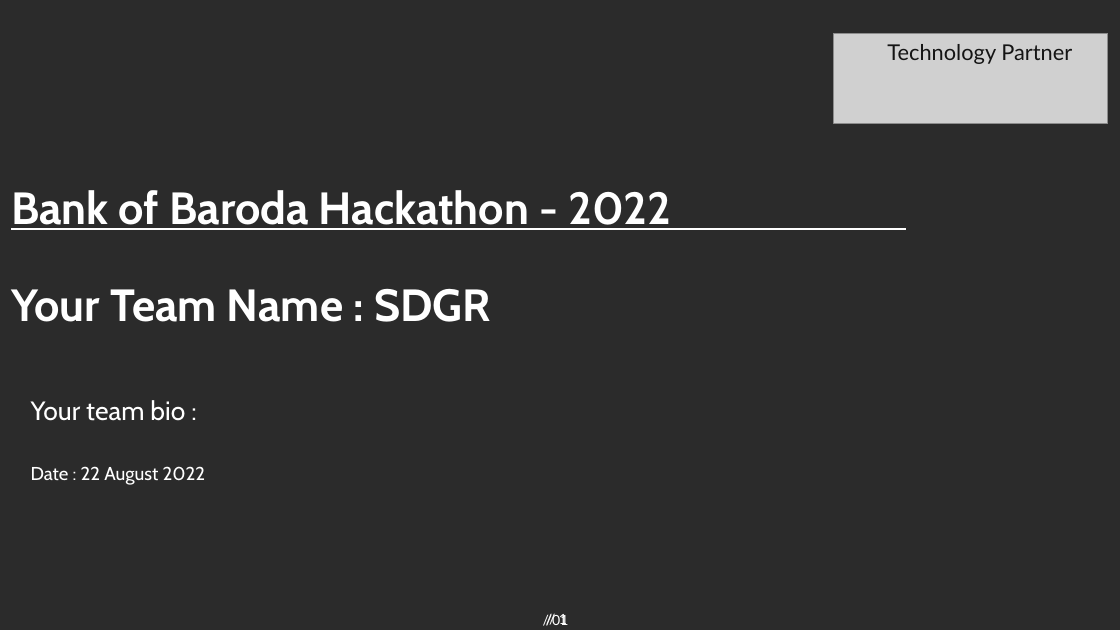
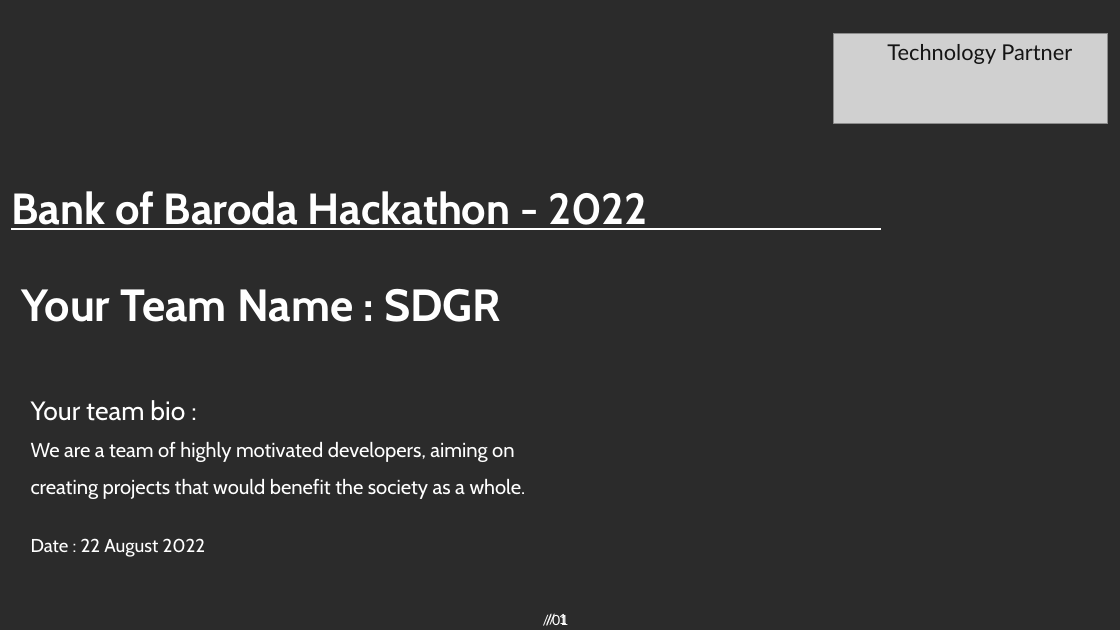
Before and after one commit to dikshabhambri/paycheck, a slide deck: slide 1 of idea/BOB_template.pptx. Drawn at 1120x630 pixels with LibreOffice and Linux fonts; fonts in the diff are those of the drawing; grey boxes stand for pictures; background and template pictures are left out; a plain dark background stands for a picture behind light text. Boxes give left, top, right and bottom in pixels: in the first picture for what was removed or moved away, otherwise in the second. Text is boxed around its words. In the diff, an @@ line names an element or a change of style, - is before the commit and + after.

Commit message:
updated .pptx

```diff
--- a/idea/BOB_template.pptx
+++ b/idea/BOB_template.pptx
@@ title "Bank of Baroda Hackathon - ..." at (x1=11, y1=191, x2=648, y2=230): size 29 to 28 pt @@
@@ text "Your Team Name : SDGR" moved from (x1=11, y1=289, x2=491, y2=322) to (x1=21, y1=289, x2=501, y2=322) @@
@@ text at (x1=31, y1=442, x2=526, y2=499): paragraph added @@
+We are a team of highly motivated developers, aiming on creating projects that would benefit the society as a whole.
```
Also in this commit, not shown: 1 other slide changed, 8 slides added, 7 slides removed, 1 other file.
